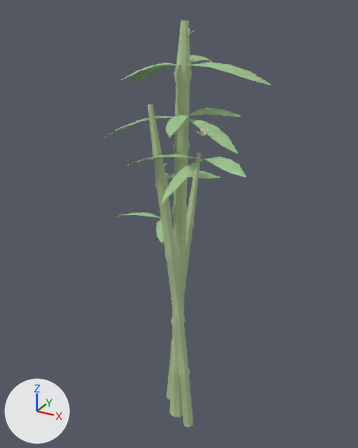
A saved change to the glTF model public/models/garden/bamboo.glb.
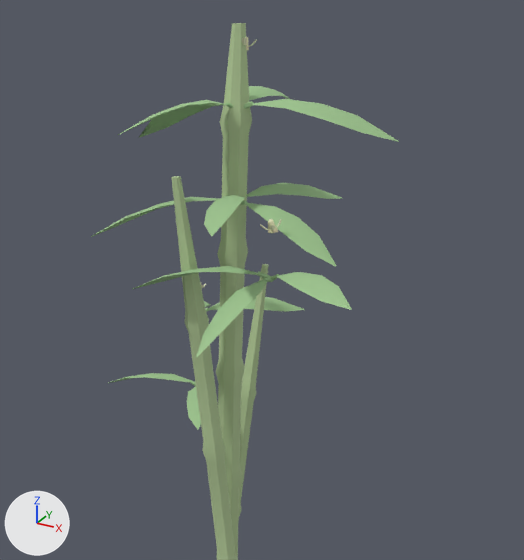
Each version appears first whole from a 50 mm lens placed at (0.592, -1.066, 1.19), pointed at (-0.019, 0.044, 0.635), and next in a close-up on the part from 15% to 95% of the width and 2% to 70% of the height. The lights are fixed; the arrows at lower left show +X, +Y and +Z. The first two pictures are the older version. Vertices at exactly the same position are counted once.

Objects in the first close-up: 'foliage', 'stem' and 2 more.
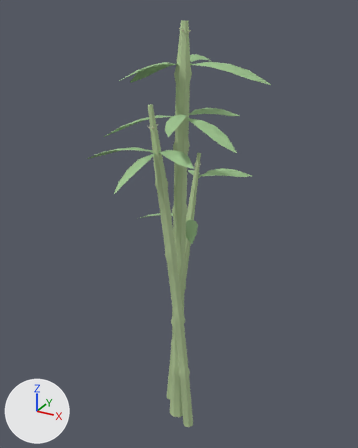
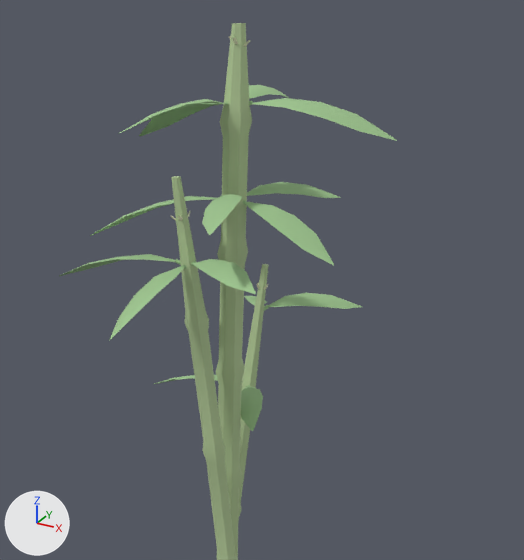
What differs and where, as boxes (x1, y1, x2, y2) in the close-ups (524 x 560 px; the box of a moved part takes in the faces that stretch with it):
'foliage', reshaped (10% wider)
    before: (91, 86, 399, 430)
    after: (59, 85, 397, 431)
part 1 of me_foliage, moved or reshaped (mostly hidden afterwards)
    before: (226, 101, 253, 108)
    after: (225, 100, 253, 106)
part 2 of me_foliage, moved or reshaped
    before: (252, 99, 399, 142)
    after: (252, 98, 397, 141)
part 3 of me_foliage, moved or reshaped
    before: (247, 183, 343, 199)
    after: (249, 85, 289, 99)
part 4 of me_foliage, moved or reshaped
    before: (91, 197, 220, 237)
    after: (139, 103, 224, 136)
part 5 of me_foliage, moved or reshaped
    before: (204, 195, 245, 237)
    after: (120, 99, 227, 133)
part 6 of me_foliage, moved or reshaped
    before: (132, 266, 257, 289)
    after: (90, 196, 217, 236)
part 7 of me_foliage, moved or reshaped
    before: (187, 386, 201, 430)
    after: (202, 194, 242, 235)
part 8 of me_foliage, moved or reshaped
    before: (245, 203, 336, 267)
    after: (242, 201, 334, 265)
part 9 of me_foliage, moved or reshaped
    before: (208, 297, 305, 312)
    after: (247, 182, 340, 198)
part 10 of me_foliage, moved or reshaped
    before: (257, 271, 279, 282)
    after: (175, 259, 196, 269)
part 11 of me_foliage, moved or reshaped
    before: (108, 373, 190, 383)
    after: (59, 254, 176, 276)
part 12 of me_foliage, moved or reshaped
    before: (196, 280, 267, 358)
    after: (109, 267, 184, 340)
part 13 of me_foliage, moved or reshaped
    before: (275, 272, 351, 310)
    after: (192, 259, 256, 294)
part 14 of me_foliage, moved or reshaped (mostly hidden before)
    before: (204, 301, 211, 307)
    after: (268, 293, 362, 309)
part 15 of me_foliage, added
    after: (244, 296, 267, 306)
part 16 of me_foliage, added
    after: (154, 375, 218, 384)
part 17 of me_foliage, added (green)
    after: (241, 387, 263, 431)
part 18 of me_foliage, deleted
    before: (118, 100, 227, 135)
part 19 of me_foliage, deleted
    before: (249, 86, 290, 100)

Edits to the bpy script that builds the scene:
```text
Change me_foliage:
    remove me_foliage.from_pydata(...)  # 631 vertices, 1162 faces; spans x -0.264..0.241, y -0.223..0.224, z 0.595..1.079
    add me_foliage.from_pydata(...)  # 634 vertices, 1168 faces; spans x -0.201..0.21, y -0.229..0.27, z 0.597..1.08
    me_foliage part 1: the loose piece of 65 vertices spanning x 0.004..0.042, y -0.024..0.011, z 1.057..1.071 is moved by (-0.005, 0.008, 0.0)
    me_foliage part 2: the loose piece of 25 vertices spanning x 0.039..0.215, y -0.006..0.063, z 1.023..1.072 is moved by (-0.005, 0.008, 0.0)
    me_foliage part 3: the loose piece of 26 vertices spanning x 0.024..0.11, y 0.006..0.148, z 0.927..0.956 is multiplied about its middle by the matrix ((0.893, -0.626, -0.002), (0.625, 0.892, -0.039), (0.024, 0.031, 1.089)), then moved by (-0.06, 0.026, 0.124)
    me_foliage part 4: the loose piece of 26 vertices spanning x -0.14..0.007, y -0.118..-0.013, z 0.898..0.95 is multiplied about its middle by the matrix ((0.647, 0.65, -0.063), (-0.651, 0.649, 0.016), (0.056, 0.033, 0.917)), then moved by (-0.01, 0.083, 0.115)
    me_foliage part 5: the loose piece of 26 vertices spanning x 0.021..0.084, y -0.182..-0.021, z 0.939..0.962 is multiplied about its middle by the matrix ((0.663, 0.66, -0.05), (-0.662, 0.658, -0.086), (-0.026, 0.096, 0.932)), then moved by (-0.077, 0.016, 0.11)
    me_foliage part 6: the loose piece of 26 vertices spanning x -0.083..0.083, y -0.111..-0.054, z 0.833..0.874 is multiplied about its middle by the matrix ((0.976, -0.355, -0.061), (0.353, 0.977, -0.04), (0.071, 0.016, 1.037)), then moved by (-0.074, 0.024, 0.072)
    me_foliage part 7: the loose piece of 26 vertices spanning x -0.088..-0.012, y -0.058..0.069, z 0.62..0.639 is turned -10 degrees about the z axis through its middle and scaled by 1.18, then moved by (0.097, -0.1, 0.321)
    me_foliage part 8: the loose piece of 26 vertices spanning x 0.036..0.178, y -0.043..0.002, z 0.881..0.942 is moved by (-0.006, 0.006, 0.0)
    me_foliage part 9: the loose piece of 26 vertices spanning x -0.084..0.026, y 0.09..0.22, z 0.727..0.756 is turned 10 degrees about the z axis through its middle and scaled by 0.978, then moved by (0.091, -0.072, 0.2)
    me_foliage part 10: the loose piece of 49 vertices spanning x 0.082..0.114, y -0.076..-0.055, z 0.856..0.87 is moved by (-0.119, -0.006, 0.002)
    me_foliage part 11: the loose piece of 26 vertices spanning x -0.264..-0.108, y 0.052..0.093, z 0.595..0.632 is turned 10 degrees about the z axis through its middle and scaled by 1.09, then moved by (0.068, -0.163, 0.242)
    me_foliage part 12: the loose piece of 26 vertices spanning x 0.072..0.113, y -0.223..-0.075, z 0.805..0.863 is moved by (-0.119, -0.006, 0.002)
    me_foliage part 13: the loose piece of 26 vertices spanning x 0.11..0.241, y -0.14..-0.062, z 0.865..0.882 is moved by (-0.119, -0.006, 0.002)
    me_foliage part 14: the loose piece of 26 vertices spanning x -0.175..-0.097, y 0.092..0.224, z 0.698..0.747 is multiplied about its middle by the matrix ((0.373, 0.996, -0.122), (-0.999, 0.357, -0.14), (-0.089, 0.162, 1.054)), then moved by (0.189, 0.042, 0.02)
    me_foliage part 15: the loose piece of 26 vertices spanning x -0.175..-0.097, y 0.092..0.224, z 0.698..0.747 is copied, and the copy is moved by (0.081, 0.046, 0.004); it spans x -0.094..-0.016, y 0.138..0.27, z 0.702..0.751
    me_foliage part 16: the loose piece of 26 vertices spanning x -0.264..-0.108, y 0.052..0.093, z 0.595..0.632 is copied, and the copy is moved by (0.073, 0.029, 0.002); it spans x -0.191..-0.035, y 0.081..0.122, z 0.597..0.635
    me_foliage part 17: the loose piece of 26 vertices spanning x -0.088..-0.012, y -0.058..0.069, z 0.62..0.639 is copied, and the copy is moved by (0.073, 0.029, 0.002); it spans x -0.015..0.061, y -0.029..0.099, z 0.622..0.641
    me_foliage part 18: the loose piece of 25 vertices spanning x -0.053..0.019, y -0.165..-0.021, z 1.041..1.074 is deleted
    me_foliage part 19: the loose piece of 25 vertices spanning x -0.009..0.037, y 0.01..0.186, z 1.053..1.079 is deleted
    other edits to the shape of me_foliage do not show in these pictures
```
